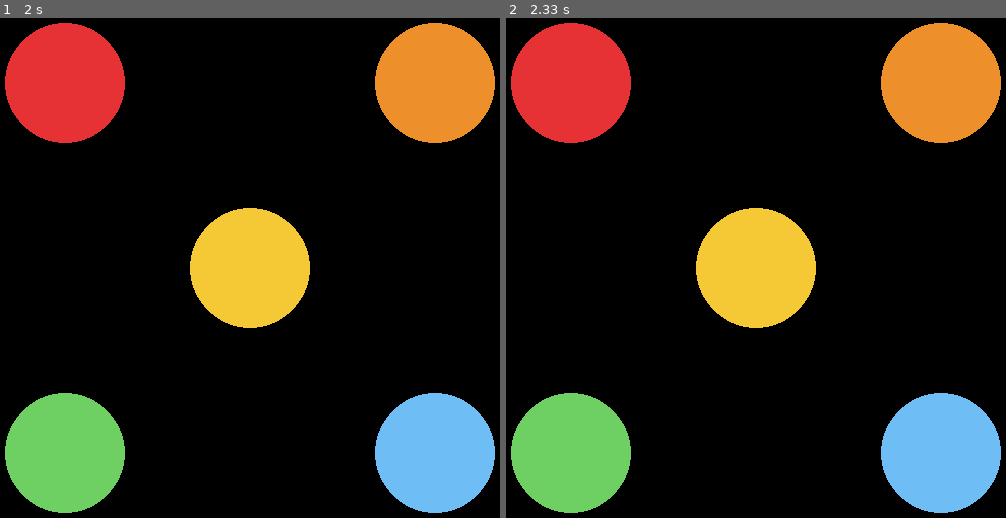
Above: before the commit, frames 1-2 (left to right).
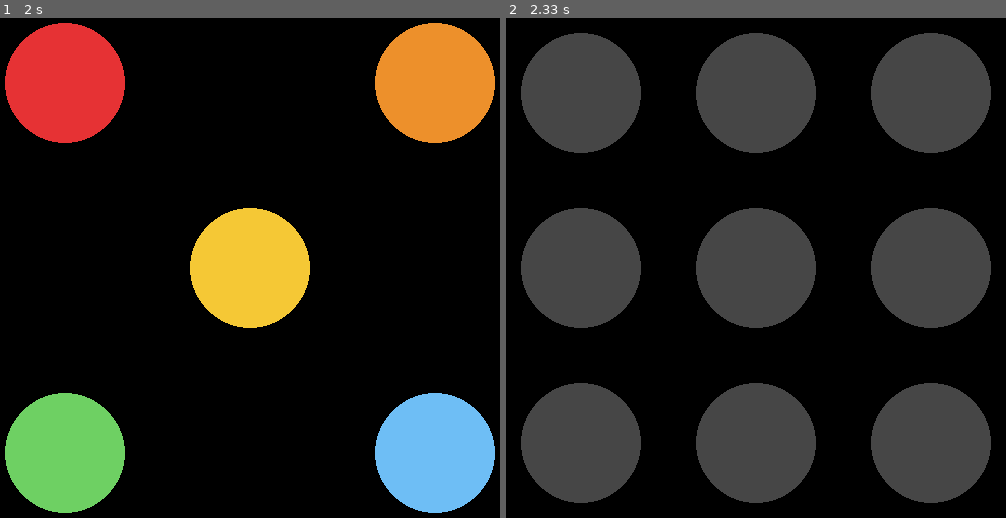
Above: after the commit, the same moments.

Repository: JoshBroughton/pygame-tutorial
Game: pygame game, started from game.py
Same seed, same stepped clock (60 frames per second), same inputs: the game is played once before the commit and once after it.
Inputs:
- Up to frame 1 (2 s): no input
- Up to frame 2 (2.33 s): no input

Frame 1 is identical in both runs. In frame 2, 43% of the frame differs, in the area x 1-99%, y 1-99%.

Commit message:
challenge 2 complete

Diff:
--- a/game.py
+++ b/game.py
@@ -4,7 +4,7 @@
 screen = pygame.display.set_mode([500, 500])
 WHITE = (255, 255, 255)
 BLACK = (0, 0, 0)
-GRAY = (100, 100, 100)
+GRAY = (70, 70, 70)
 ORANGE = (237, 144, 43)
 GREEN = (110, 208, 99)
 RED = (230, 50, 52)
@@ -33,3 +33,15 @@
     pygame.draw.circle(screen, BLUE, (435, 435), 60)
     # Update the display
     pygame.display.flip()
+
+    pygame.time.delay(2000)
+    screen.fill(BLACK)
+    for i in range(0, 3):
+        for j in range(0, 3):
+            x_coordinate = i * 175 + 75
+            y_coordinate = j * 175 + 75
+            pygame.draw.circle(screen, GRAY, (x_coordinate, y_coordinate), 60)
+
+
+    pygame.display.flip()
+    pygame.time.delay(2000)
